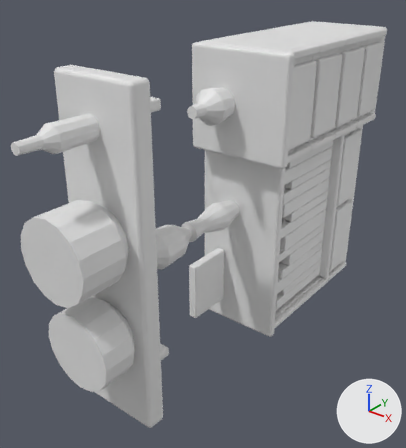
Renders of the OBJ model landstalker/data/proxies/merc_chest_675.obj from each side of a commit.
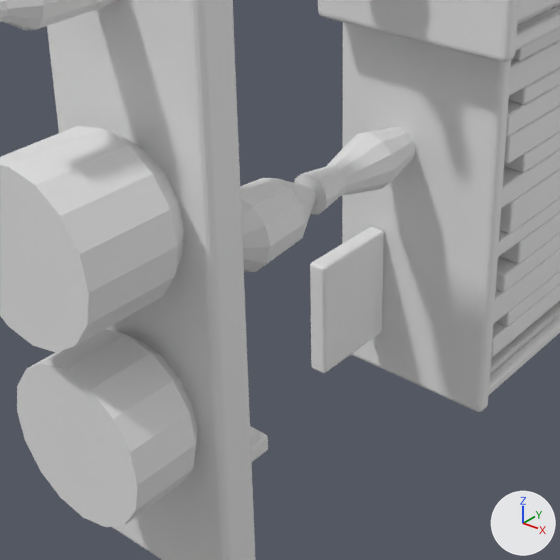
Each version is shown whole from a camera (50 mm lens) standing at (326.9, -101.7, 396.0) and looking at (277.1, -39.5, 357.4), then close up on the part from 10% to 76% of the width and 31% to 91% of the height. The lights are fixed; the arrows at lower right show +X, +Y and +Z. The older version's two pictures come first. Where no turn or scale is listed for an object, it has been applied to the vertices. Vertices at exactly the same position are counted once.

The first close-up shows 'merc_chest_675'.
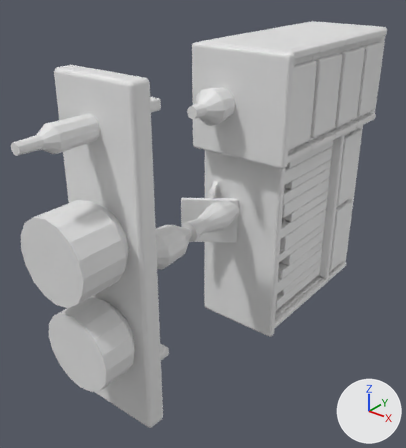
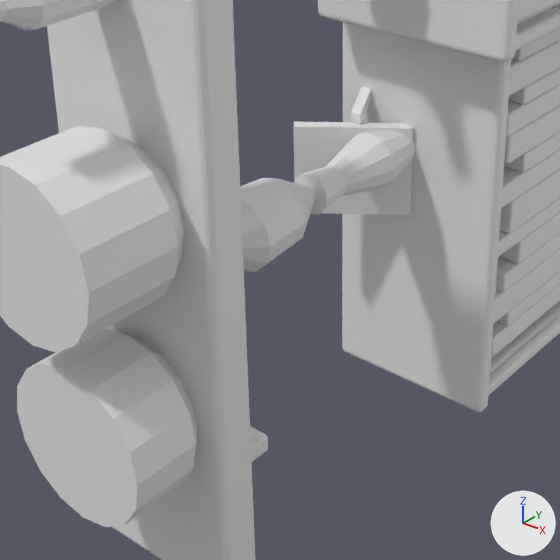
What differs and where, as boxes (x1, y1, x2, y2) in the close-ups (560 x 560 px):
part 1 of me_merc_chest_675, deleted: before (310, 227, 384, 373)
part 2 of me_merc_chest_675, added: after (293, 87, 413, 215)

What the commit changed:
me_merc_chest_675 is used by ob_merc_chest_675; location (0.0, 0.0, 0.0).
Verts and faces of me_merc_chest_675; kept vertices keep their numbers, new ones are numbered from 8540.
me_merc_chest_675 had 8540 vertices, 8589 faces and spanned x 272.0..288.8, y -71.0..0.0, z 336.0..384.0.
me_merc_chest_675 now has 8404 vertices, 8451 faces and spans x 271.4..288.8, y -71.0..0.0, z 336.0..384.0.
me_merc_chest_675 part 1: the loose piece of 152 vertices spanning x 275.2..276.8, y -41.0..-33.0, z 340.0..350.0 is deleted.
Part 2, on me_merc_chest_675:
New vertex 8540 is at (272.0, -38.8, 352.4).
New vertex 8541 is at (271.4, -38.0, 352.4).
New vertex 8542 is at (272.0, -38.8, 359.9), pixel (293, 126).
New vertex 8543 is at (271.4, -38.0, 359.9), pixel (294, 121).
New vertices 8544 to 8547 stand at vertices 8540 to 8543, in that order, plus (7.4, 5.5, 0.0).
New vertex 8548 is at (274.2, -33.0, 361.1).
New vertex 8549 is at (274.2, -33.0, 362.0), pixel (361, 86).
New vertex 8550 is at (275.0, -35.3, 359.9), pixel (351, 122).
New vertex 8551 is at (275.0, -35.3, 360.8), pixel (351, 112).
New vertices 8552 to 8555 stand at vertices 8548 to 8551, in that order, plus (0.9, 0.0, 0.0).
New faces: (8540, 8541, 8545, 8544), (8542, 8546, 8547, 8543), (8544, 8545, 8547, 8546), (8540, 8542, 8543, 8541), (8540, 8544, 8546, 8542), (8541, 8543, 8547, 8545).
New faces: (8548, 8549, 8553, 8552), (8550, 8554, 8555, 8551), (8548, 8552, 8554, 8550), (8549, 8551, 8555, 8553), (8548, 8550, 8551, 8549), (8552, 8553, 8555, 8554).
